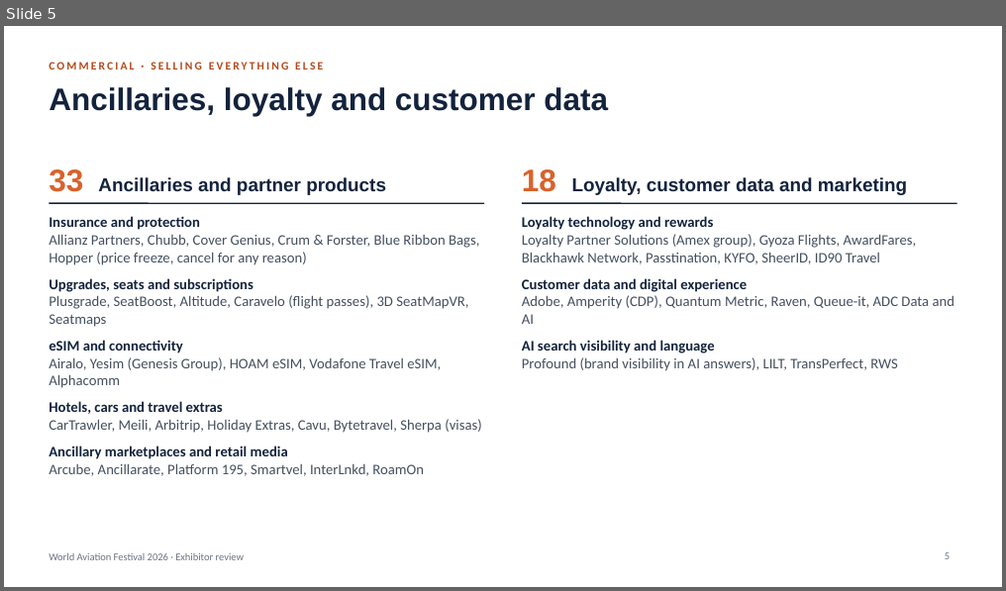
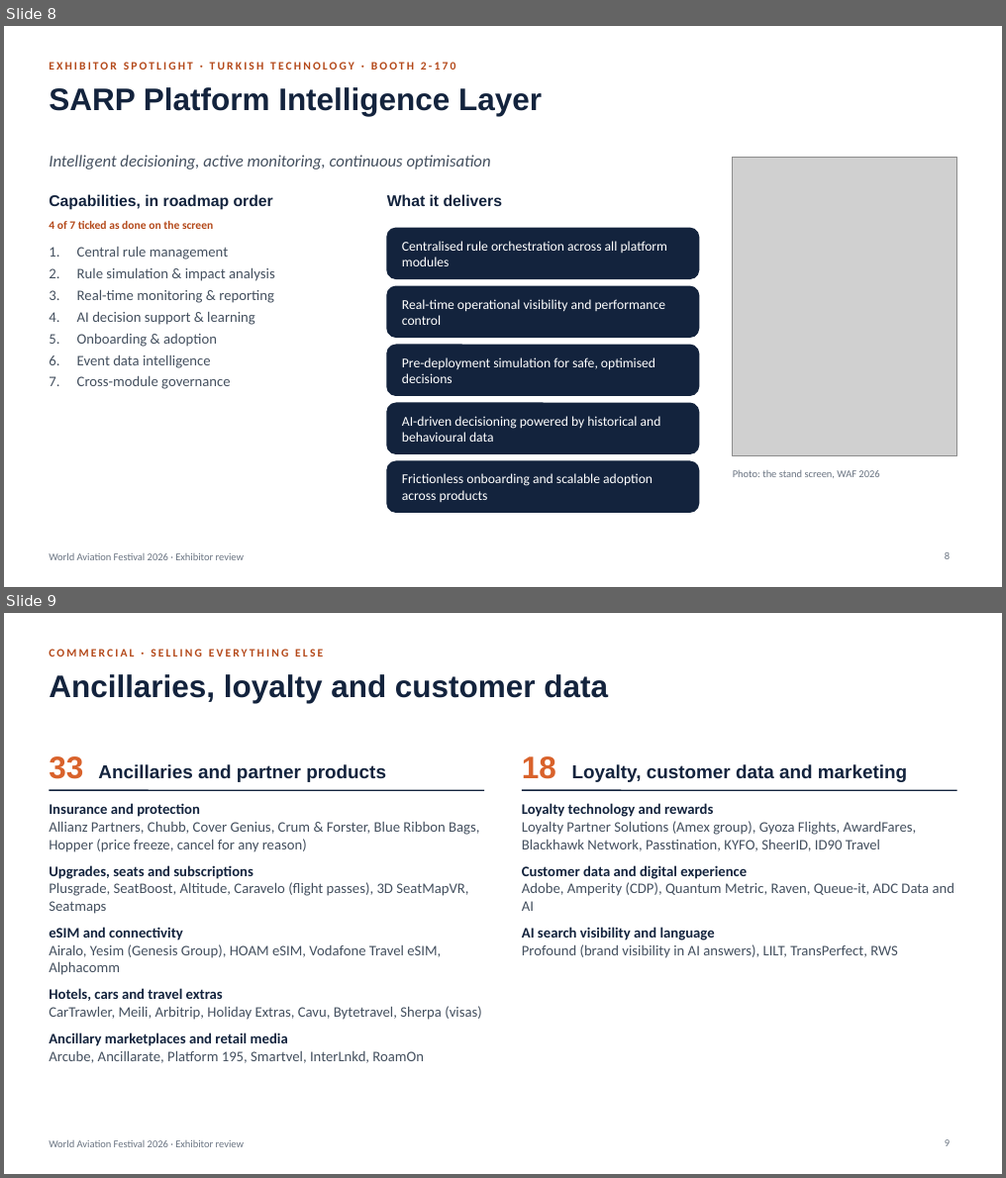
Before and after one commit to aircodex-git/AIRCDX, a slide deck: waf/WAF_2026_Exhibitors.pptx. Shown one above the other, each under a label of ours: slide 5 before the commit, slides 8 and 9 after it. The pictures are 1006x591 and 1006x1178 pixels, drawn with LibreOffice and Linux fonts; fonts in the diff are those of the drawing; grey boxes stand for pictures. Boxes give left, top, right and bottom in pixels: in the first picture for what was removed or moved away, otherwise in the second. Text is boxed around its words. In the diff, an @@ line names an element or a change of style, - is before the commit and + after.

```diff
--- a/waf/WAF_2026_Exhibitors.pptx
+++ b/waf/WAF_2026_Exhibitors.pptx
@@ slide 8 added at bbox=[4, 26, 1002, 587], background #FFFFFF; not listed: 1 template element that a slide beside it also shows @@
@@ text added at bbox=[49, 62, 455, 70], 11 pt, text #B4491A, bold @@
+EXHIBITOR SPOTLIGHT · TURKISH TECHNOLOGY · BOOTH 2-170
@@ title added at bbox=[49, 87, 542, 116], 30 pt, text #13233D, bold @@
+SARP Platform Intelligence Layer
@@ text added at bbox=[49, 155, 491, 170], 16 pt, text #44505F, italic @@
+Intelligent decisioning, active monitoring, continuous optimisation
@@ picture added at bbox=[733, 157, 957, 457] @@
@@ text added at bbox=[49, 194, 273, 210], 15 pt, text #13233D, bold @@
+Capabilities, in roadmap order
@@ text added at bbox=[387, 194, 502, 206], 15 pt, text #13233D, bold @@
+What it delivers
@@ text added at bbox=[49, 221, 213, 229], 11 pt, text #B4491A, bold @@
+4 of 7 ticked as done on the screen
@@ rounded rectangle added at bbox=[387, 228, 699, 279], fill #13233D, outline #13233D 1 pt @@
@@ text added at bbox=[77, 246, 275, 389], 14 pt, text #44505F @@
+1. Central rule management
+2. Rule simulation & impact analysis
+3. Real-time monitoring & reporting
+4. AI decision support & learning
+5. Onboarding & adoption
+6. Event data intelligence
+7. Cross-module governance
@@ text added at bbox=[402, 241, 668, 267], 13 pt, text #FFFFFF @@
+Centralised rule orchestration across all platform modules
@@ rounded rectangle added at bbox=[387, 286, 699, 338], fill #13233D, outline #13233D 1 pt @@
@@ text added at bbox=[402, 299, 666, 325], 13 pt, text #FFFFFF @@
+Real-time operational visibility and performance control
@@ rounded rectangle added at bbox=[387, 345, 699, 396], fill #13233D, outline #13233D 1 pt @@
@@ text added at bbox=[402, 358, 655, 383], 13 pt, text #FFFFFF @@
+Pre-deployment simulation for safe, optimised decisions
@@ rounded rectangle added at bbox=[387, 403, 699, 455], fill #13233D, outline #13233D 1 pt @@
@@ text added at bbox=[402, 416, 661, 442], 13 pt, text #FFFFFF @@
+AI-driven decisioning powered by historical and behavioural data
@@ rounded rectangle added at bbox=[387, 462, 699, 513], fill #13233D, outline #13233D 1 pt @@
@@ text added at bbox=[733, 471, 879, 478], 10 pt, text #6A7482 @@
+Photo: the stand screen, WAF 2026
@@ text added at bbox=[402, 473, 652, 502], 13 pt, text #FFFFFF @@
+Frictionless onboarding and scalable adoption across products
@@ page number added at bbox=[944, 553, 949, 560], 10 pt, text #6A7482 @@
+8
@@ what was slide 5 is now slide 9 @@
```
Also in this commit, not shown: 1 slide changed, 3 other slides added.
